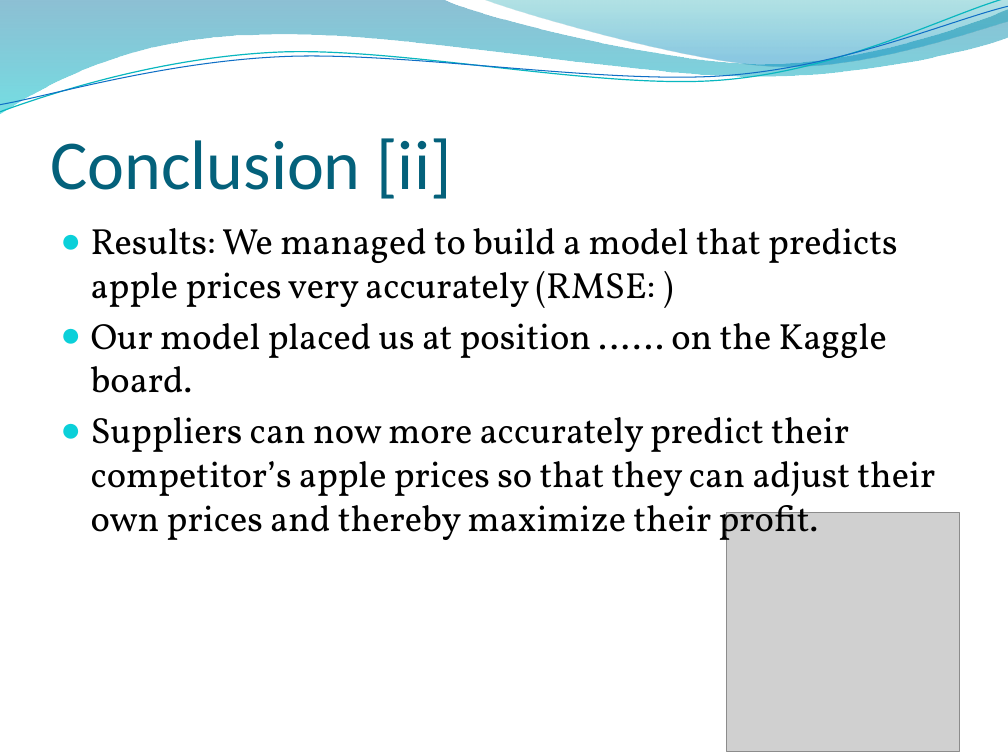
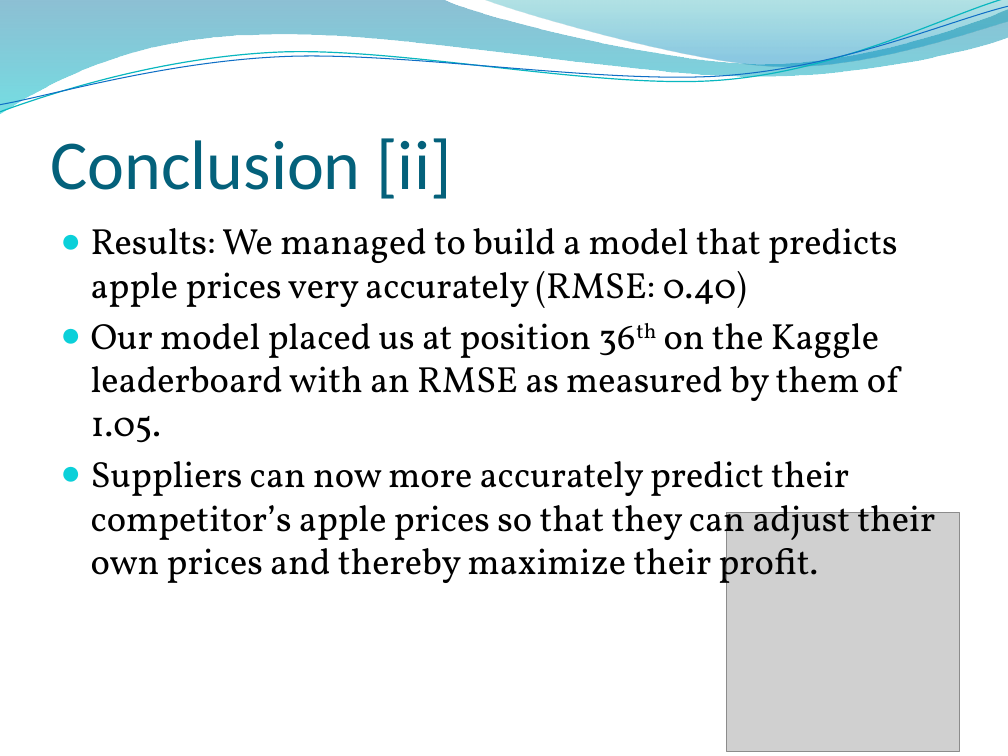
Before and after one commit to lkrump7/regression-apples-predict-api-template, a slide deck: slide 31 of What will the apples cost.pptx (slide 29 before the commit). Drawn at 1008x756 pixels with LibreOffice and Linux fonts; fonts in the diff are those of the drawing; grey boxes stand for pictures; background and template pictures are left out. Boxes give left, top, right and bottom in pixels: in the first picture for what was removed or moved away, otherwise in the second. Text is boxed around its words. In the diff, an @@ line names an element or a change of style, - is before the commit and + after.

```diff
--- a/What will the apples cost.pptx
+++ b/What will the apples cost.pptx
@@ text at (91,228,899,443): text changed @@
-● Results: We managed to build a model that predicts apple prices very accurately (RMSE: )
-● Our model placed us at position …… on the Kaggle board.
+● Results: We managed to build a model that predicts apple prices very accurately (RMSE: 0.40)
+● Our model placed us at position 36th on the Kaggle leaderboard with an RMSE as measured by them of 1.05.
```
Also in this commit, not shown: 7 other slides changed, 2 slides added.
